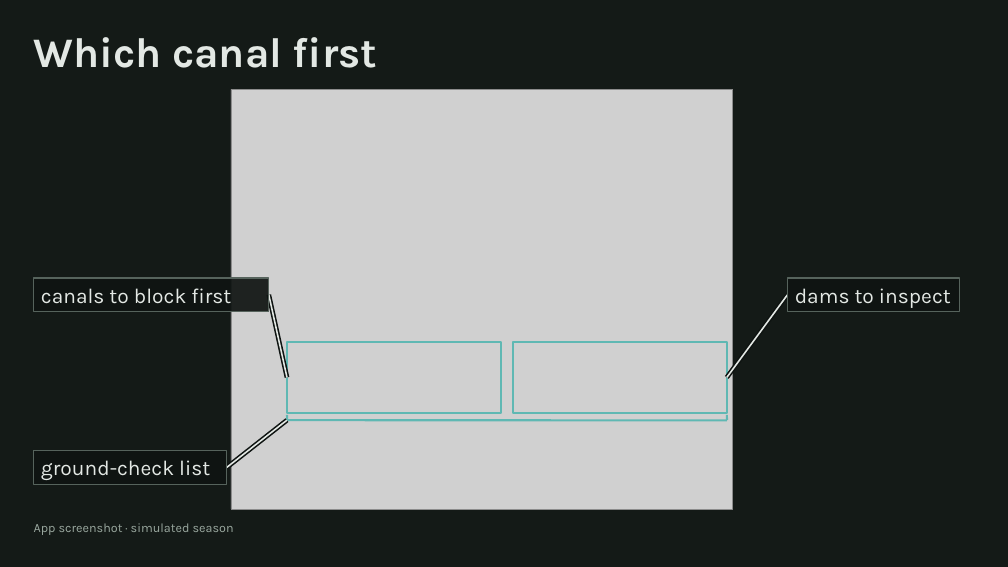
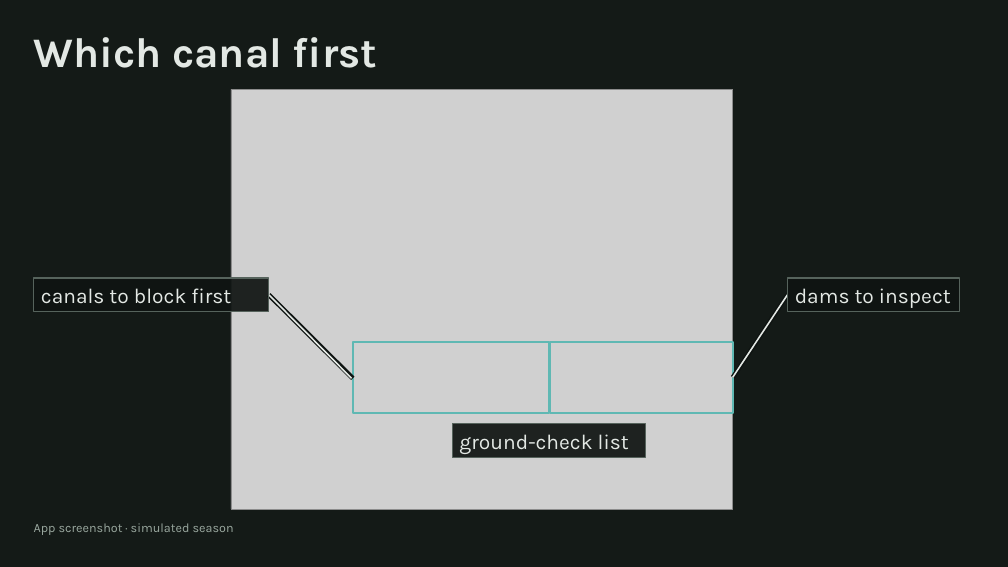
Before and after one commit to gothitbytrucksotruckman/NapasGambut, a slide deck: slide 6 of Napas_Gambut_deck.pptx. Drawn at 1008x567 pixels with LibreOffice and Linux fonts; fonts in the diff are those of the drawing; grey boxes stand for pictures. Boxes give left, top, right and bottom in pixels: in the first picture for what was removed or moved away, otherwise in the second. Text is boxed around its words. In the diff, an @@ line names an element or a change of style, - is before the commit and + after.

```diff
--- a/Napas_Gambut_deck.pptx
+++ b/Napas_Gambut_deck.pptx
@@ line moved from (287, 377) - (269, 295) to (352, 378) - (269, 295) @@
@@ line moved from (287, 377) - (269, 295) to (353, 378) - (269, 295) @@
@@ line moved from (727, 377) - (788, 295) to (733, 377) - (788, 295) @@
@@ line moved from (727, 377) - (788, 295) to (733, 377) - (788, 295) @@
@@ rectangle: place and size @@
-rectangle at [287,342,501,413]
+rectangle at [353,342,549,413]
@@ rectangle: place and size @@
-rectangle at [513,342,727,413]
+rectangle at [551,342,733,413]
@@ line removed from (287, 415) to (287, 420) @@
@@ line removed from (727, 415) to (727, 420) @@
@@ line removed from (287, 420) to (227, 467) @@
@@ line removed from (287, 420) to (227, 467) @@
@@ line removed from (287, 420) to (727, 420) @@
@@ rectangle: place and size @@
-rectangle at [33,451,227,484]
+rectangle at [452,424,646,457]
@@ text "ground-check list": place and size @@
-text "ground-check list" at [41,460,210,480]
+text "ground-check list" at [459,434,629,454]
```
Also in this commit, not shown: 5 other slides changed, 7 other files.
